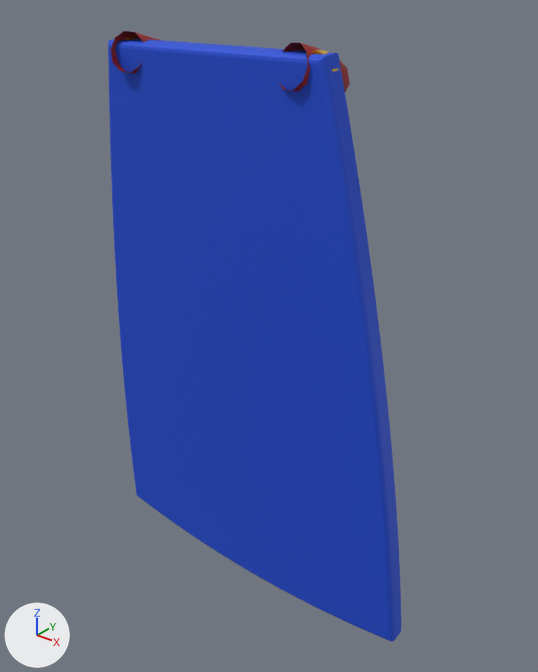
A saved change to the glTF model ui/public/assets/models/avatars/capes/traveler.glb.
One viewpoint serves both versions: a camera (50 mm lens) standing at (0.702, -0.724, 1.496) and looking at (0.016, 0.133, 0.964). The lights are fixed; the arrows at lower left show +X, +Y and +Z. The picture after the commit comes second. Where no turn or scale is listed for an object, it has been applied to the vertices. Vertices at exactly the same position are counted once.

Script lines for the objects in view, before the commit:
```python
me_cape_cloth = bpy.data.meshes.new('cape_cloth')
me_cape_cloth.from_pydata(...)  # 392 vertices, 780 faces; spans x -0.308..0.308, y -0.03..0.008, z 0.482..1.418
me_cape_cloth.materials.append(mat_mat_primary)  # blue #1d4ed8
me_cape_collar = bpy.data.meshes.new('cape_collar')
me_cape_collar.from_pydata(...)  # 253 vertices, 440 faces; spans x -0.172..0.173, y -0.044..0.168, z -0.064..0.035
me_cape_collar.materials.append(mat_mat_secondary)  # red #991b1b
ob_cape_cloth = bpy.data.objects.new('cape_cloth', me_cape_cloth)
ob_cape_cloth.parent = ob_cape_traveler
ob_cape_cloth.location = (0.0, 0.16, 0.0)
ob_cape_cloth.rotation_euler = (0.08, 0.0, 0.0)  # degrees (4.6, 0, 0)
ob_cape_collar = bpy.data.objects.new('cape_collar', me_cape_collar)
ob_cape_collar.location = (0.0, 0.05, 1.39)
```
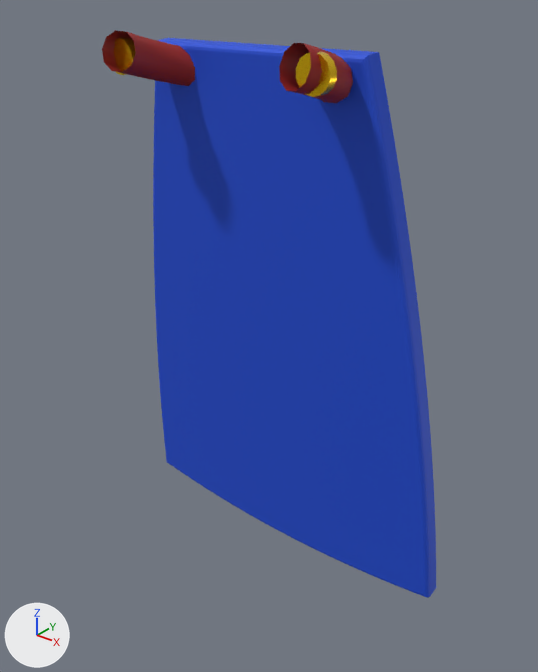
The change, as JSON lines over the scene's bpy script:
```json
{"block": "me_cape_cloth", "where": "# used by ob_cape_cloth; parent = ob_cape_traveler; location = (0.0, 0.16, 0.0); rotation_euler = (0.08, 0.0, 0.0), in degrees (4.6, 0, 0)"}
{"op": "remove", "block": "me_cape_cloth", "code": "me_cape_cloth.from_pydata(...)  # 392 vertices, 780 faces; spans x -0.308..0.308, y -0.03..0.008, z 0.482..1.418"}
{"op": "add", "block": "me_cape_cloth", "code": "me_cape_cloth.from_pydata(...)  # 392 vertices, 780 faces; spans x -0.318..0.318, y -0.03..0.008, z -0.896..0.008"}
{"block": "me_cape_cloth", "change": "me_cape_cloth part 1: 392 of 392 vertices moved; they spanned x -0.308..0.308, y -0.03..0.008, z 0.482..1.418 and now span x -0.318..0.318, y -0.03..0.008, z -0.896..0.008; mean shift (0.0, 0.0, -1.39)"}
{"block": "me_cape_collar", "where": "# used by ob_cape_collar; location = (0.0, 0.05, 1.39)"}
{"op": "remove", "block": "me_cape_collar", "code": "me_cape_collar.from_pydata(...)  # 253 vertices, 440 faces; spans x -0.172..0.173, y -0.044..0.168, z -0.064..0.035"}
{"op": "add", "block": "me_cape_collar", "code": "me_cape_collar.from_pydata(...)  # 253 vertices, 440 faces; spans x -0.182..0.183, y -0.047..0.177, z -0.066..0.036"}
{"block": "me_cape_collar", "change": "me_cape_collar part 2: 253 of 253 vertices moved; they spanned x -0.172..0.173, y -0.044..0.168, z -0.064..0.035 and now span x -0.182..0.183, y -0.047..0.177, z -0.066..0.036; mean shift (0.0, 0.005, -0.001)"}
{"op": "set", "path": "ob_cape_cloth.parent", "old": "ob_cape_traveler", "new": "ob_rig_cape_drape"}
{"op": "set", "path": "ob_cape_cloth.location", "old": "(0.0, 0.16, 0.0)", "new": "(0.0, 0.025, 0.0)"}
{"op": "set", "path": "ob_cape_cloth.rotation_euler", "old": "(0.08, 0.0, 0.0)", "new": "(0.09, 0.0, 0.0)", "note": "degrees (4.6, 0, 0) -> degrees (5.2, 0, 0)"}
{"op": "set", "path": "ob_cape_collar.location", "old": "(0.0, 0.05, 1.39)", "new": "(0.0, 0.045, 1.39)"}
{"op": "add", "block": "ob_rig_cape_drape", "code": ["ob_rig_cape_drape = bpy.data.objects.new('rig_cape_drape', None)", "ob_rig_cape_drape.parent = ob_rig_cape_collar", "ob_rig_cape_drape.location = (0.0, 0.115, 0.02)"]}
{"op": "add", "block": "ob_rig_cape_collar", "code": ["ob_rig_cape_collar = bpy.data.objects.new('rig_cape_collar', None)", "ob_rig_cape_collar.parent = ob_cape_traveler", "ob_rig_cape_collar.location = (0.0, 0.0, 1.38)"]}
```

What differs and where, as boxes [x1, y1, x2, y2] in the pictures (538 x 672 px):
```json
{"object": "cape_cloth", "change": "reshaped, moved, turned", "before": [108, 39, 401, 642], "after": [153, 38, 436, 598]}
{"object": "cape_collar", "change": "reshaped, moved", "before": [111, 31, 350, 92], "after": [102, 30, 353, 103], "on screen": "mostly hidden before"}
```
